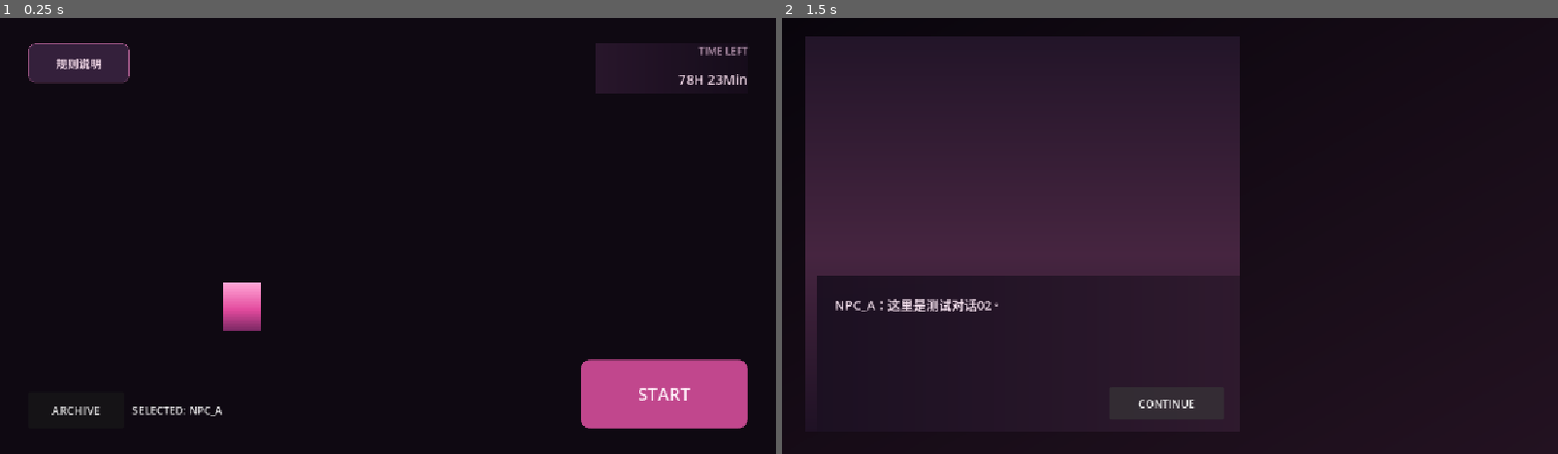
Above: before the commit, frames 1-2 (left to right).
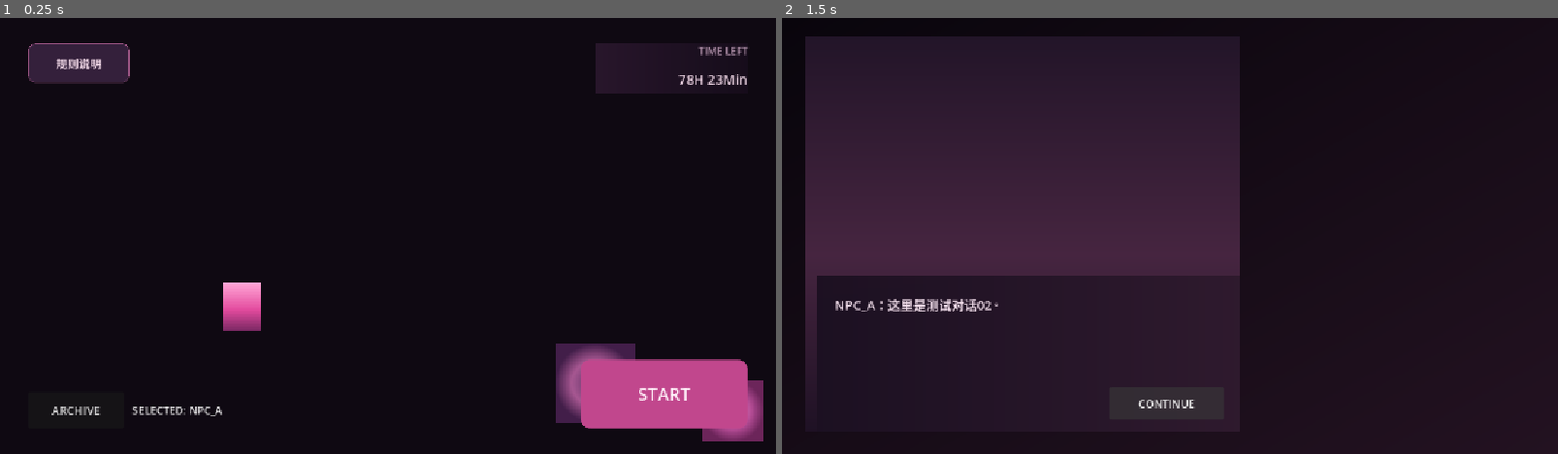
Above: after the commit, the same moments.

Repository: Zhao-hongyi88/Pink_Main_Game
Game: Godot game, scene res://scenes/main/main_menu.tscn
The game is run twice, just before and just after one commit, with the same random seed, the same clock (stepped at 60 frames per second) and the same inputs.
Inputs:
- Up to frame 1 (0.25 s): no input
- Up to frame 2 (1.5 s): click "START" at 0.5 s; click "CONTINUE" at 1.25 s

The runs differ from the first frame. In frame 1, 1.3% of the frame differs, in the area x 71-99%, y 74-98%; in frame 2, nothing differs.

Commit message:
feat(ui): add start button gear hover animation

Diff:
--- a/scenes/main/main_menu.tscn
+++ b/scenes/main/main_menu.tscn
@@ -1,10 +1,11 @@
-[gd_scene load_steps=9 format=3]
+[gd_scene load_steps=8 format=3]
 
 [ext_resource type="Script" path="res://scripts/main/main_menu.gd" id="1_script"]
 [ext_resource type="PackedScene" path="res://scenes/ui/time_display.tscn" id="2_time"]
 [ext_resource type="PackedScene" path="res://scenes/ui/rule_panel.tscn" id="3_rules"]
 [ext_resource type="PackedScene" path="res://scenes/ui/archive_panel.tscn" id="4_archive"]
 [ext_resource type="PackedScene" path="res://scenes/home/home_world.tscn" id="5_home_world"]
+[ext_resource type="PackedScene" path="res://scenes/ui/start_button.tscn" id="6_start"]
 
 [sub_resource type="StyleBoxFlat" id="StyleBox_button"]
 bg_color = Color(0.203922, 0.12549, 0.231373, 1)
@@ -17,20 +18,6 @@
 corner_radius_top_right = 9
 corner_radius_bottom_right = 9
 corner_radius_bottom_left = 9
-
-[sub_resource type="StyleBoxFlat" id="StyleBox_start"]
-bg_color = Color(0.756863, 0.278431, 0.552941, 1)
-corner_radius_top_left = 14
-corner_radius_top_right = 14
-corner_radius_bottom_right = 14
-corner_radius_bottom_left = 14
-
-[sub_resource type="StyleBoxFlat" id="StyleBox_start_hover"]
-bg_color = Color(0.890196, 0.380392, 0.65098, 1)
-corner_radius_top_left = 14
-corner_radius_top_right = 14
-corner_radius_bottom_right = 14
-corner_radius_bottom_left = 14
 
 [node name="MainMenu" type="Control"]
 layout_mode = 3
@@ -92,7 +79,7 @@
 offset_bottom = -38.0
 grow_vertical = 0
 
-[node name="StartButton" type="Button" parent="."]
+[node name="StartButton" parent="." instance=ExtResource("6_start")]
 unique_name_in_owner = true
 layout_mode = 1
 anchors_preset = 3
@@ -106,11 +93,6 @@
 offset_bottom = -38.0
 grow_horizontal = 0
 grow_vertical = 0
-theme_override_colors/font_color = Color(1, 0.945098, 0.976471, 1)
-theme_override_font_sizes/font_size = 26
-theme_override_styles/normal = SubResource("StyleBox_start")
-theme_override_styles/hover = SubResource("StyleBox_start_hover")
-text = "START"
 
 [node name="RulePanel" parent="." instance=ExtResource("3_rules")]
 unique_name_in_owner = true
--- /dev/null
+++ b/scenes/ui/start_button.tscn
@@ -0,0 +1,80 @@
+[gd_scene load_steps=8 format=3]
+
+[ext_resource type="Script" path="res://scripts/ui/start_button.gd" id="1_script"]
+
+[sub_resource type="StyleBoxFlat" id="StyleBox_start"]
+bg_color = Color(0.756863, 0.278431, 0.552941, 1)
+corner_radius_top_left = 14
+corner_radius_top_right = 14
+corner_radius_bottom_right = 14
+corner_radius_bottom_left = 14
+
+[sub_resource type="StyleBoxFlat" id="StyleBox_start_hover"]
+bg_color = Color(0.890196, 0.380392, 0.65098, 1)
+corner_radius_top_left = 14
+corner_radius_top_right = 14
+corner_radius_bottom_right = 14
+corner_radius_bottom_left = 14
+
+[sub_resource type="Gradient" id="Gradient_gear_back"]
+offsets = PackedFloat32Array(0, 0.58, 1)
+colors = PackedColorArray(0.345098, 0.176471, 0.380392, 1, 0.65098, 0.341176, 0.568627, 1, 0.258824, 0.117647, 0.286275, 1)
+
+[sub_resource type="GradientTexture2D" id="Texture_gear_back"]
+gradient = SubResource("Gradient_gear_back")
+width = 118
+height = 118
+fill = 1
+fill_from = Vector2(0.5, 0.5)
+fill_to = Vector2(1, 0.5)
+
+[sub_resource type="Gradient" id="Gradient_gear_front"]
+offsets = PackedFloat32Array(0, 0.58, 1)
+colors = PackedColorArray(0.913725, 0.568627, 0.760784, 1, 0.713726, 0.301961, 0.592157, 1, 0.423529, 0.145098, 0.352941, 1)
+
+[sub_resource type="GradientTexture2D" id="Texture_gear_front"]
+gradient = SubResource("Gradient_gear_front")
+width = 92
+height = 92
+fill = 1
+fill_from = Vector2(0.5, 0.5)
+fill_to = Vector2(1, 0.5)
+
+[node name="StartButton" type="Button"]
+unique_name_in_owner = true
+custom_minimum_size = Vector2(248, 102)
+clip_contents = false
+theme_override_colors/font_color = Color(1, 0.945098, 0.976471, 1)
+theme_override_font_sizes/font_size = 26
+theme_override_styles/normal = SubResource("StyleBox_start")
+theme_override_styles/hover = SubResource("StyleBox_start_hover")
+text = "START"
+script = ExtResource("1_script")
+
+[node name="Gear_Back" type="TextureRect" parent="."]
+unique_name_in_owner = true
+show_behind_parent = true
+layout_mode = 0
+offset_left = -38.0
+offset_top = -24.0
+offset_right = 80.0
+offset_bottom = 94.0
+pivot_offset = Vector2(59, 59)
+mouse_filter = 2
+texture = SubResource("Texture_gear_back")
+expand_mode = 1
+stretch_mode = 5
+
+[node name="Gear_Front" type="TextureRect" parent="."]
+unique_name_in_owner = true
+show_behind_parent = true
+layout_mode = 0
+offset_left = 180.0
+offset_top = 30.0
+offset_right = 272.0
+offset_bottom = 122.0
+pivot_offset = Vector2(46, 46)
+mouse_filter = 2
+texture = SubResource("Texture_gear_front")
+expand_mode = 1
+stretch_mode = 5
--- /dev/null
+++ b/scripts/ui/start_button.gd
@@ -0,0 +1,57 @@
+class_name StartButton
+extends Button
+
+@export_range(0.1, 20.0, 0.1, "or_greater") var gear_speed := 2.0
+
+@onready var gear_back: TextureRect = %Gear_Back
+@onready var gear_front: TextureRect = %Gear_Front
+
+var _gear_tween: Tween
+
+
+func _ready() -> void:
+	mouse_entered.connect(_on_mouse_entered)
+	mouse_exited.connect(_on_mouse_exited)
+
+
+func is_gear_rotation_active() -> bool:
+	return (
+		_gear_tween != null
+		and _gear_tween.is_valid()
+		and _gear_tween.is_running()
+	)
+
+
+func _on_mouse_entered() -> void:
+	_start_gear_rotation()
+
+
+func _on_mouse_exited() -> void:
+	_stop_gear_rotation()
+
+
+func _start_gear_rotation() -> void:
+	if is_gear_rotation_active():
+		return
+	var rotation_duration := TAU / maxf(gear_speed, 0.001)
+	_gear_tween = create_tween()
+	_gear_tween.set_loops()
+	_gear_tween.set_parallel(true)
+	_gear_tween.tween_property(
+		gear_back,
+		"rotation",
+		gear_back.rotation + TAU,
+		rotation_duration
+	)
+	_gear_tween.tween_property(
+		gear_front,
+		"rotation",
+		gear_front.rotation - TAU,
+		rotation_duration
+	)
+
+
+func _stop_gear_rotation() -> void:
+	if _gear_tween != null and _gear_tween.is_valid():
+		_gear_tween.kill()
+	_gear_tween = null
--- /dev/null
+++ b/tests/start_button_smoke_test.gd
@@ -0,0 +1,85 @@
+extends Node
+
+const START_BUTTON_SCENE: PackedScene = preload("res://scenes/ui/start_button.tscn")
+const MAIN_MENU_SCENE: PackedScene = preload("res://scenes/main/main_menu.tscn")
+
+
+func _ready() -> void:
+	await _verify_standalone_hover_rotation()
+	await _verify_main_menu_interface()
+	print("START_BUTTON_SMOKE_TEST: PASS")
+	get_tree().quit(0)
+
+
+func _verify_standalone_hover_rotation() -> void:
+	var start_button: Variant = START_BUTTON_SCENE.instantiate()
+	assert(start_button is Button)
+	add_child(start_button)
+	await get_tree().process_frame
+	assert(start_button.name == "StartButton")
+	assert(start_button.is_unique_name_in_owner())
+	assert(start_button.pressed.get_connections().is_empty())
+	assert(start_button.get_node("Gear_Back") is TextureRect)
+	assert(start_button.get_node("Gear_Front") is TextureRect)
+	var gear_back: TextureRect = start_button.get_node("Gear_Back")
+	var gear_front: TextureRect = start_button.get_node("Gear_Front")
+	assert(gear_back.mouse_filter == Control.MOUSE_FILTER_IGNORE)
+	assert(gear_front.mouse_filter == Control.MOUSE_FILTER_IGNORE)
+	assert(gear_back.texture != null)
+	assert(gear_front.texture != null)
+
+	var script_source := FileAccess.get_file_as_string("res://scripts/ui/start_button.gd")
+	var scene_source := FileAccess.get_file_as_string("res://scenes/ui/start_button.tscn")
+	assert(script_source.find("AnimationPlayer") == -1)
+	assert(script_source.find("SceneRouter") == -1)
+	assert(script_source.find("GameState") == -1)
+	assert(script_source.find("Archive") == -1)
+	assert(script_source.find("res://") == -1)
+	assert(scene_source.find("AnimationPlayer") == -1)
+
+	var initial_back_rotation := gear_back.rotation
+	var initial_front_rotation := gear_front.rotation
+	start_button.mouse_entered.emit()
+	assert(start_button.is_gear_rotation_active())
+	await get_tree().create_timer(0.12).timeout
+	assert(gear_back.rotation > initial_back_rotation)
+	assert(gear_front.rotation < initial_front_rotation)
+
+	start_button.mouse_exited.emit()
+	assert(not start_button.is_gear_rotation_active())
+	var held_back_rotation := gear_back.rotation
+	var held_front_rotation := gear_front.rotation
+	await get_tree().create_timer(0.12).timeout
+	assert(is_equal_approx(gear_back.rotation, held_back_rotation))
+	assert(is_equal_approx(gear_front.rotation, held_front_rotation))
+
+	start_button.mouse_entered.emit()
+	await get_tree().create_timer(0.12).timeout
+	assert(gear_back.rotation > held_back_rotation)
+	assert(gear_front.rotation < held_front_rotation)
+	start_button.mouse_exited.emit()
+	assert(not start_button.is_gear_rotation_active())
+
+	remove_child(start_button)
+	start_button.free()
+
+
+func _verify_main_menu_interface() -> void:
+	GameState.clear_runtime_state()
+	var menu := MAIN_MENU_SCENE.instantiate() as Control
+	assert(menu != null)
+	add_child(menu)
+	await get_tree().process_frame
+	var start_button := menu.get_node("%StartButton") as Button
+	assert(start_button != null)
+	assert(start_button.name == "StartButton")
+	assert(start_button.is_unique_name_in_owner())
+	assert(start_button.pressed.get_connections().size() == 1)
+	assert(menu.has_method("_start_game"))
+	assert(start_button.get_node("Gear_Back") is TextureRect)
+	assert(start_button.get_node("Gear_Front") is TextureRect)
+	assert(menu.get_node("%ArchivePanel") != null)
+	assert(menu.get_node("%RulePanel") != null)
+
+	remove_child(menu)
+	menu.free()
--- /dev/null
+++ b/tests/start_button_smoke_test.tscn
@@ -0,0 +1,6 @@
+[gd_scene load_steps=2 format=3]
+
+[ext_resource type="Script" path="res://tests/start_button_smoke_test.gd" id="1_script"]
+
+[node name="StartButtonSmokeTest" type="Node"]
+script = ExtResource("1_script")
